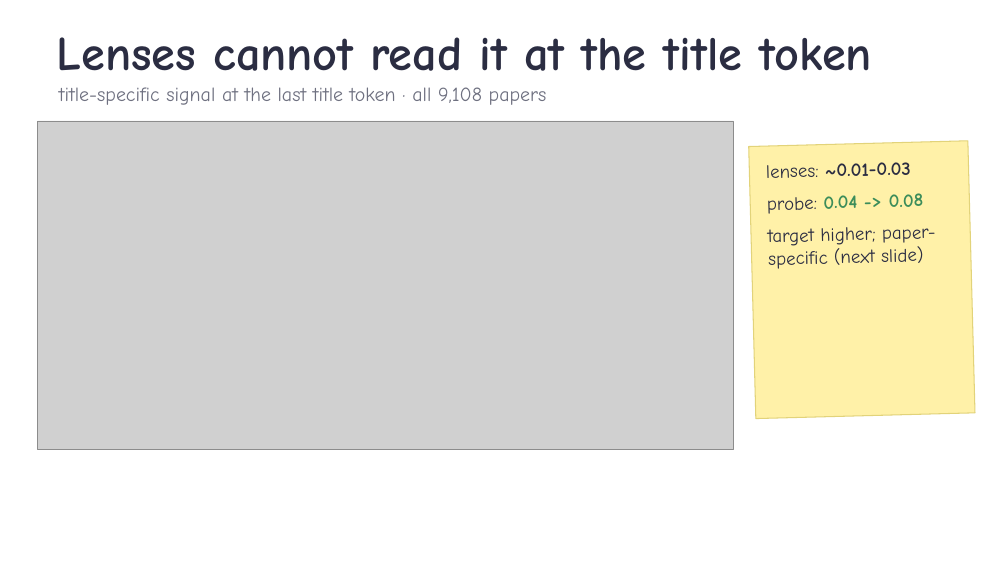
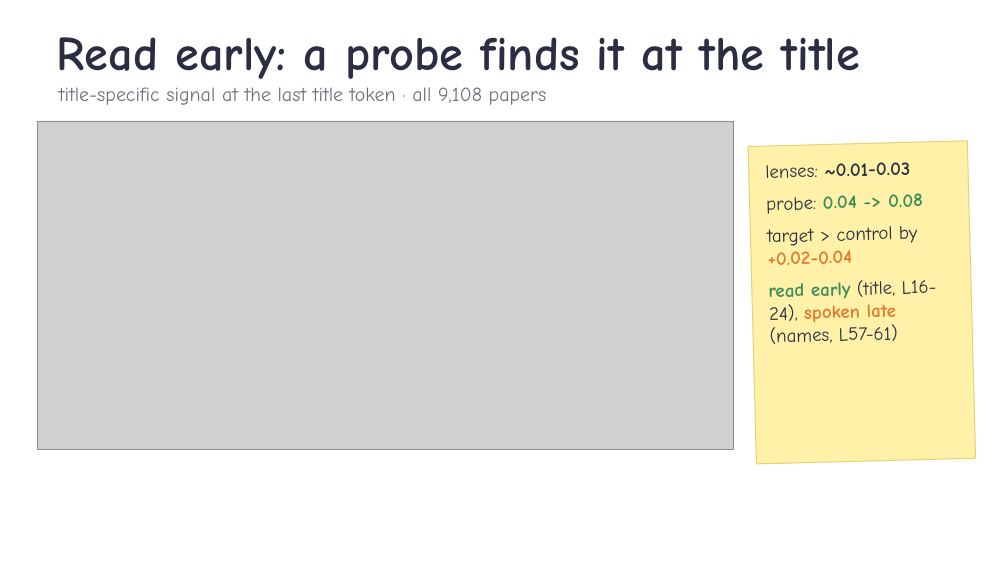
Before and after one commit to ZhiQ1/jlens-authorship-recall, a slide deck: slide 11 of experiment_files/351_stage10/reports/talk/Stage10_author_readout_talk.pptx (slide 12 before the commit). Drawn at 1008x567 pixels with LibreOffice and Linux fonts; fonts in the diff are those of the drawing; grey boxes stand for pictures; background and template pictures are left out. Boxes give left, top, right and bottom in pixels: in the first picture for what was removed or moved away, otherwise in the second. Text is boxed around its words. In the diff, an @@ line names an element or a change of style, - is before the commit and + after.

Commit message:
Report and talk: data provenance, label and lens-fitting details, Stage 11 design details, read-early/spoken-late wording; Stage 12 fit takeover

```diff
--- a/experiment_files/351_stage10/reports/talk/Stage10_author_readout_talk.pptx
+++ b/experiment_files/351_stage10/reports/talk/Stage10_author_readout_talk.pptx
@@ text at [57,37,859,79]: text changed @@
-Lenses cannot read it at the title token
+Read early: a probe finds it at the title
@@ rectangle "lenses: ~0.01-0.03": place and size @@
-rectangle "lenses: ~0.01-0.03" at [749,141,975,419]
+rectangle "lenses: ~0.01-0.03" at [748,141,976,464]
@@ text in rectangle at [767,226,937,344]: text changed @@
-target higher; paper-specific (next slide)
+target > control by +0.02-0.04
+read early (title, L16-24), spoken late (names, L57-61)
```
Also in this commit, not shown: 6 other slides changed, 2 slides added, 5 other files.
